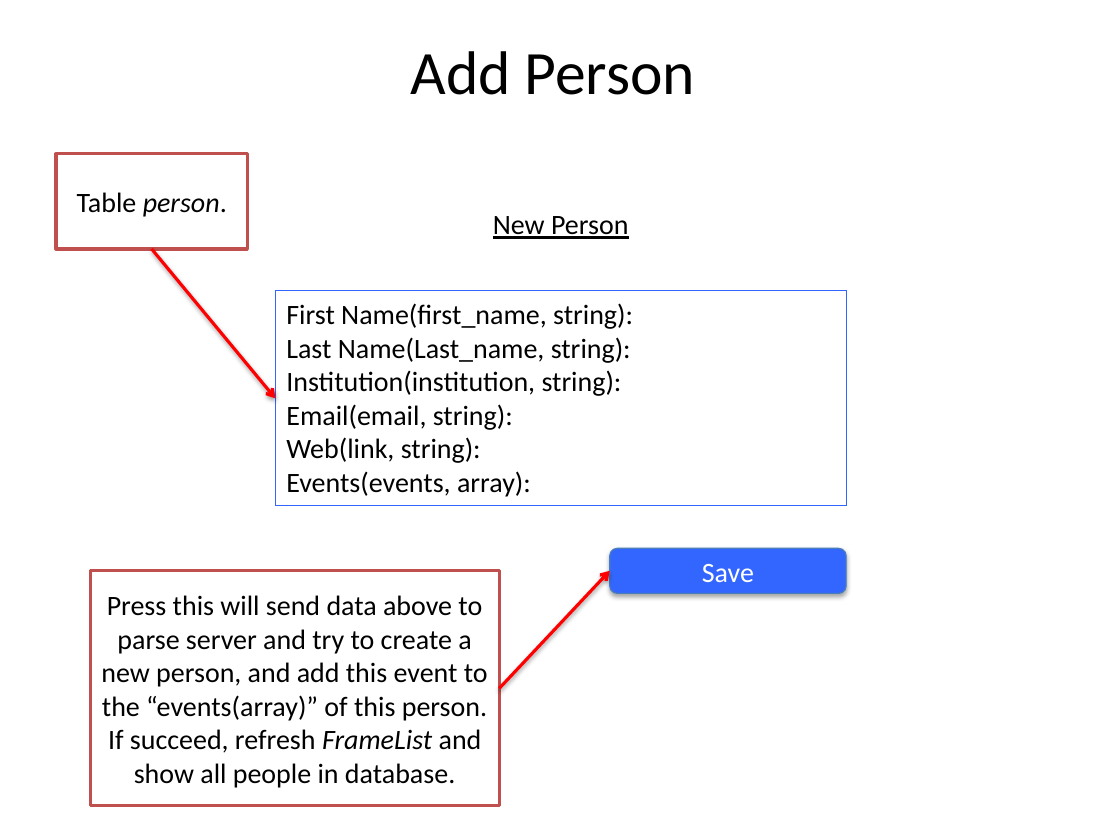
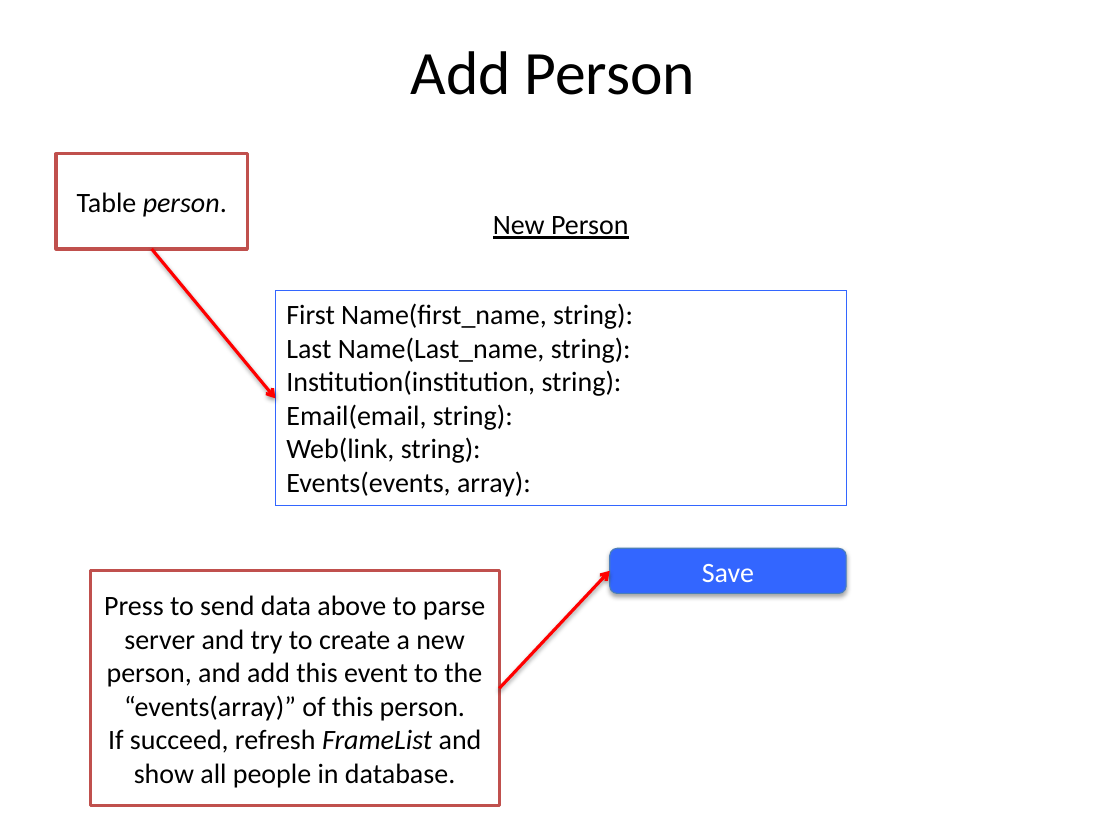
Before and after one commit to jan0054/colloquium.me-dev, a slide deck: slide 8 of web_source/cmmathweb 2.pptx. Drawn at 1120x840 pixels with LibreOffice and Linux fonts; fonts in the diff are those of the drawing. Boxes give left, top, right and bottom in pixels: in the first picture for what was removed or moved away, otherwise in the second. Text is boxed around its words. In the diff, an @@ line names an element or a change of style, - is before the commit and + after.

```diff
--- a/web_source/cmmathweb 2.pptx
+++ b/web_source/cmmathweb 2.pptx
@@ text in rectangle at <box>104,595,485,721</box>: text changed @@
-Press this will send data above to parse server and try to create a new person, and add this event to the “events(array)” of this person.
+Press to send data above to parse server and try to create a new person, and add this event to the “events(array)” of this person.
```
Also in this commit, not shown: 9 other slides changed.
